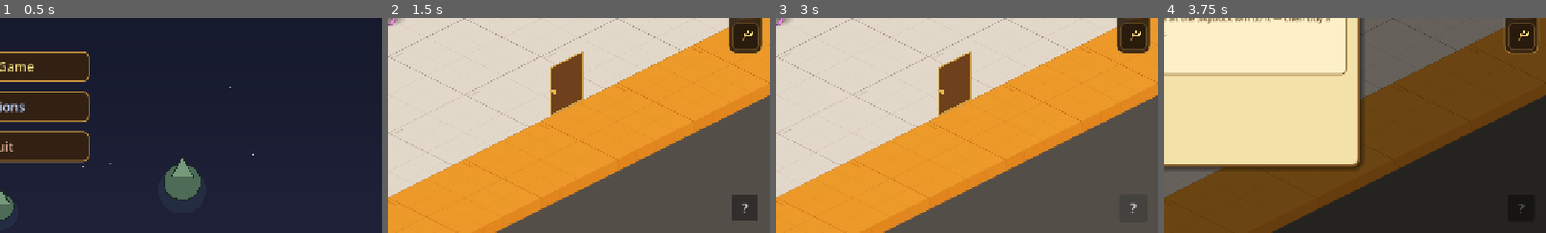
Above: before the commit, frames 1-4 (left to right).
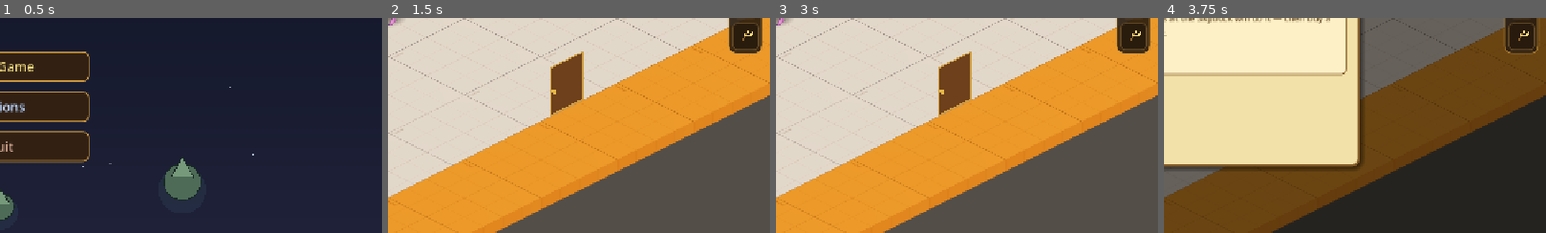
Above: after the commit, the same moments.

Repository: TairoyZone/shivaliva-shanty
Game: Godot game, scene res://main.tscn
Same seed, same stepped clock (60 frames per second), same inputs: the game is played once before the commit and once after it.
Inputs (mouse positions are % of the whole screen's width and height, from its top left):
- Up to frame 1 (0.5 s): no input
- Up to frame 2 (1.5 s): click "New Game" at 0.5 s; click "Let's get to it" at 1.25 s
- Up to frame 3 (3 s): click (21, 95) at 2.02 s; type "12" at 2.1 s; click (97, 94) at 2.75 s, where only the run before the commit has a clickable "?"
- Up to frame 4 (3.75 s): click "!" at 3.5 s
The pictures show only the part of the screen within x 50-100%, y 50-100%; the shares and areas given below are measured in that part.

Frame 1 is identical in both runs. In frame 2, 0.8% of the frame differs, in the area x 90-97%, y 82-95%; in frame 3, less than 0.1%; in frame 4, less than 0.1%.

Commit message:
chore(ui): remove the per-location '?' help buttons (all 10 level scenes)
Per Troy: strip every '?'. They were per-location HelpButton nodes (WASD/E/ESC controls tip) baked into all
10 level .tscn (shore/tavern/mine/forest/the interiors/frontier/skydock). Superseded by the user panel's
Tutorial tab. Verified: every scene still loads (headless scan clean); no HelpButton refs remain.

Co-Authored-By: Claude Opus 4.8 (1M context) <noreply@anthropic.com>

Diff:
--- a/levels/forest/forest.tscn
+++ b/levels/forest/forest.tscn
@@ -122,24 +122,3 @@
 text = "The Grove"
 horizontal_alignment = 1
 vertical_alignment = 1
-
-[node name="HelpButton" type="Button" parent="UI" unique_id=1358553253]
-anchors_preset = 3
-anchor_left = 1.0
-anchor_top = 1.0
-anchor_right = 1.0
-anchor_bottom = 1.0
-offset_left = -64.0
-offset_top = -64.0
-offset_right = -20.0
-offset_bottom = -20.0
-grow_horizontal = 0
-grow_vertical = 0
-tooltip_text = "The Grove
-
-• Walk to the sign and press E to chop wood
-• Apply for the job at Cogwise Godfrey's Workshop first
-• Walk south to return to Cradle Rock"
-focus_mode = 0
-theme_override_font_sizes/font_size = 22
-text = "?"
--- a/levels/forge_interior/forge_interior.tscn
+++ b/levels/forge_interior/forge_interior.tscn
@@ -97,25 +97,3 @@
 text = "The Forge"
 horizontal_alignment = 1
 vertical_alignment = 1
-
-[node name="HelpButton" type="Button" parent="UI" unique_id=1466274283]
-anchors_preset = 3
-anchor_left = 1.0
-anchor_top = 1.0
-anchor_right = 1.0
-anchor_bottom = 1.0
-offset_left = -64.0
-offset_top = -64.0
-offset_right = -20.0
-offset_bottom = -20.0
-grow_horizontal = 0
-grow_vertical = 0
-tooltip_text = "The Forge
-
-• Press E near Cinder Troy to talk
-• Press E at the hiring board to take a job
-• Press E at the weapon shop to buy a weapon
-• Walk to the door to step outside"
-focus_mode = 0
-theme_override_font_sizes/font_size = 22
-text = "?"
--- a/levels/frontier_isle/frontier_isle.tscn
+++ b/levels/frontier_isle/frontier_isle.tscn
@@ -84,24 +84,3 @@
 text = "Driftspar"
 horizontal_alignment = 1
 vertical_alignment = 1
-
-[node name="HelpButton" type="Button" parent="UI"]
-anchors_preset = 3
-anchor_left = 1.0
-anchor_top = 1.0
-anchor_right = 1.0
-anchor_bottom = 1.0
-offset_left = -64.0
-offset_top = -64.0
-offset_right = -20.0
-offset_bottom = -20.0
-grow_horizontal = 0
-grow_vertical = 0
-tooltip_text = "Driftspar — a frontier rock
-
-• You sailed here. Nothing's been built on it yet…
-• Take the HELM (just south) to voyage back toward Cradle Rock
-• Pillage a crew for booty, or pay a small fare for a straight ride"
-focus_mode = 0
-theme_override_font_sizes/font_size = 22
-text = "?"
--- a/levels/healers_hut_interior/healers_hut_interior.tscn
+++ b/levels/healers_hut_interior/healers_hut_interior.tscn
@@ -80,23 +80,3 @@
 text = "Healer's Hut"
 horizontal_alignment = 1
 vertical_alignment = 1
-
-[node name="HelpButton" type="Button" parent="UI"]
-anchors_preset = 3
-anchor_left = 1.0
-anchor_top = 1.0
-anchor_right = 1.0
-anchor_bottom = 1.0
-offset_left = -64.0
-offset_top = -64.0
-offset_right = -20.0
-offset_bottom = -20.0
-grow_horizontal = 0
-grow_vertical = 0
-tooltip_text = "Healer's Hut
-
-• Press E near Mossy Jade to talk
-• Walk to the door to step outside"
-focus_mode = 0
-theme_override_font_sizes/font_size = 22
-text = "?"
--- a/levels/mine/mine.tscn
+++ b/levels/mine/mine.tscn
@@ -111,24 +111,3 @@
 text = "The Mine"
 horizontal_alignment = 1
 vertical_alignment = 1
-
-[node name="HelpButton" type="Button" parent="UI" unique_id=1092398151]
-anchors_preset = 3
-anchor_left = 1.0
-anchor_top = 1.0
-anchor_right = 1.0
-anchor_bottom = 1.0
-offset_left = -64.0
-offset_top = -64.0
-offset_right = -20.0
-offset_bottom = -20.0
-grow_horizontal = 0
-grow_vertical = 0
-tooltip_text = "The Mine
-
-• Walk to the sign and press E to mine ore
-• Apply for the job at Cinder Troy's Forge first
-• Walk south to return to Cradle Rock"
-focus_mode = 0
-theme_override_font_sizes/font_size = 22
-text = "?"
--- a/levels/player_shanty_interior/player_shanty_interior.tscn
+++ b/levels/player_shanty_interior/player_shanty_interior.tscn
@@ -78,25 +78,3 @@
 text = "Your Shanty"
 horizontal_alignment = 1
 vertical_alignment = 1
-
-[node name="HelpButton" type="Button" parent="UI" unique_id=1087661348]
-anchors_preset = 3
-anchor_left = 1.0
-anchor_top = 1.0
-anchor_right = 1.0
-anchor_bottom = 1.0
-offset_left = -64.0
-offset_top = -64.0
-offset_right = -20.0
-offset_bottom = -20.0
-grow_horizontal = 0
-grow_vertical = 0
-tooltip_text = "Your Shanty
-
-• WASD / arrow keys to move — press E to use things
-• Press E near the bed to interact
-• Walk to the door to step outside
-• ESC — open your backpack"
-focus_mode = 0
-theme_override_font_sizes/font_size = 22
-text = "?"
--- a/levels/shore/shore.tscn
+++ b/levels/shore/shore.tscn
@@ -168,24 +168,3 @@
 text = "Cradle Rock"
 horizontal_alignment = 1
 vertical_alignment = 1
-
-[node name="HelpButton" type="Button" parent="UI" unique_id=1680855003]
-anchors_preset = 3
-anchor_left = 1.0
-anchor_top = 1.0
-anchor_right = 1.0
-anchor_bottom = 1.0
-offset_left = -64.0
-offset_top = -64.0
-offset_right = -20.0
-offset_bottom = -20.0
-grow_horizontal = 0
-grow_vertical = 0
-tooltip_text = "Cradle Rock
-
-• WASD / arrow keys — 8-direction iso movement
-• Walk near a door and press E to enter
-• ESC — open your backpack"
-focus_mode = 0
-theme_override_font_sizes/font_size = 22
-text = "?"
--- a/levels/skydock_interior/skydock_interior.tscn
+++ b/levels/skydock_interior/skydock_interior.tscn
@@ -88,24 +88,3 @@
 text = "The Skydock"
 horizontal_alignment = 1
 vertical_alignment = 1
-
-[node name="HelpButton" type="Button" parent="UI"]
-anchors_preset = 3
-anchor_left = 1.0
-anchor_top = 1.0
-anchor_right = 1.0
-anchor_bottom = 1.0
-offset_left = -64.0
-offset_top = -64.0
-offset_right = -20.0
-offset_bottom = -20.0
-grow_horizontal = 0
-grow_vertical = 0
-tooltip_text = "The Skydock
-
-• Press E at the ship's wheel to sign onto a crew and sail (no ship needed)
-• Press E near Stormy Jericho to talk
-• Walk to the door to step outside"
-focus_mode = 0
-theme_override_font_sizes/font_size = 22
-text = "?"
--- a/levels/tavern/tavern.tscn
+++ b/levels/tavern/tavern.tscn
@@ -121,25 +121,3 @@
 text = "The Inn"
 horizontal_alignment = 1
 vertical_alignment = 1
-
-[node name="HelpButton" type="Button" parent="UI" unique_id=1769147327]
-anchors_preset = 3
-anchor_left = 1.0
-anchor_top = 1.0
-anchor_right = 1.0
-anchor_bottom = 1.0
-offset_left = -64.0
-offset_top = -64.0
-offset_right = -20.0
-offset_bottom = -20.0
-grow_horizontal = 0
-grow_vertical = 0
-tooltip_text = "The Inn
-
-• Press E at a table to find an open seat (Gem Drop · Poker)
-• Press E near any of the folk to talk
-• Walk to the door to step outside
-• ESC — open your backpack"
-focus_mode = 0
-theme_override_font_sizes/font_size = 22
-text = "?"
--- a/levels/workshop_interior/workshop_interior.tscn
+++ b/levels/workshop_interior/workshop_interior.tscn
@@ -97,25 +97,3 @@
 text = "The Workshop"
 horizontal_alignment = 1
 vertical_alignment = 1
-
-[node name="HelpButton" type="Button" parent="UI" unique_id=802957892]
-anchors_preset = 3
-anchor_left = 1.0
-anchor_top = 1.0
-anchor_right = 1.0
-anchor_bottom = 1.0
-offset_left = -64.0
-offset_top = -64.0
-offset_right = -20.0
-offset_bottom = -20.0
-grow_horizontal = 0
-grow_vertical = 0
-tooltip_text = "The Workshop
-
-• Press E near Cogwise Godfrey to talk
-• Press E at the hiring board to take a job
-• Press E at the ship shop to order your own ship
-• Walk to the door to step outside"
-focus_mode = 0
-theme_override_font_sizes/font_size = 22
-text = "?"
